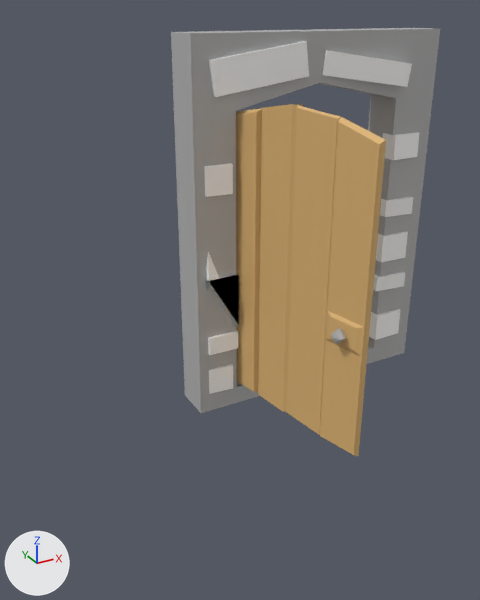
An edit to the FBX model Data/Model/Gate/Animation/open.fbx, drawn before and after from the same camera.
The view is the same before and after, from a camera (50 mm lens) standing at (-0.0311, -0.0644, 0.0492) and looking at (0.0012, -0.0058, 0.0199). Every picture has the same lights, and +X, +Y and +Z are marked at lower left. Both versions are drawn at frame 21 of the action 'Take 001'; the numbers are the values there.

The older version as bpy lines, for what is in view:
```python
me_mesh = bpy.data.meshes.new('Mesh')
me_mesh.from_pydata(...)  # 50 vertices, 96 faces; spans x 0.0..2.17, y -1.35..2.2, z -0.14..0.06
me_mesh.materials.append(mat_mtl_wood4)  # beige #deb373
me_mesh_002 = bpy.data.meshes.new('Mesh.002')
me_mesh_002.from_pydata(...)  # 144 vertices, 210 faces; spans x -1.62..1.7, y -2.73..1.7, z -0.51..0.3
# faces by material slot: [80, 130]
me_mesh_002.materials.append(mat_mtl_wall4)  # grey #b4b4b4
me_mesh_002.materials.append(mat_mtl_wall_hole4)  # its picture is missing
ob_madera1 = bpy.data.objects.new('madera1', me_mesh)
ob_madera1.parent = ob_gate
ob_madera1.location = (0.427, 1.853, -0.188)
ob_madera1.rotation_euler = (0.0, -1.396, 0.0)  # degrees (0, -80, 0)
ob_madera1.scale = (0.99, 1.0, 1.0)
ob_pared_puerta = bpy.data.objects.new('pared_puerta', me_mesh_002)
ob_pared_puerta.location = (0.015, 0.0018, 0.0299)
ob_pared_puerta.rotation_euler = (1.571, 0.0, 0.0)  # degrees (90, 0, 0)
ob_pared_puerta.scale = (0.01, 0.01, 0.01)
```
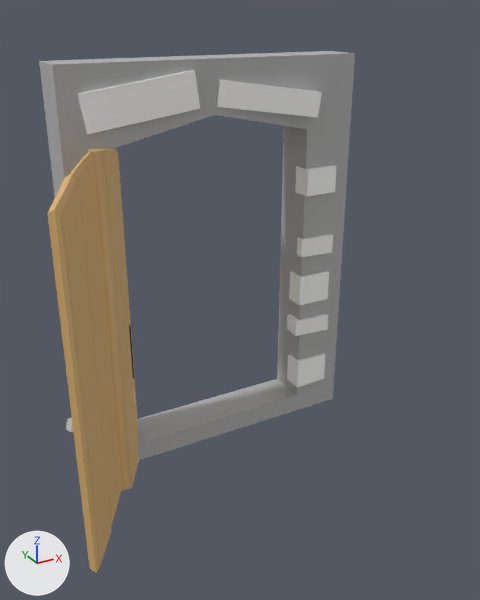
What differs and where, as boxes (x1, y1, x2, y2) in the pictures (480 x 600 px):
```json
{"object": "pared_puerta", "change": "moved", "before": [171, 28, 440, 413], "after": [39, 51, 355, 460]}
{"object": "madera1", "change": "moved, turned, rescaled", "before": [236, 104, 386, 456], "after": [47, 149, 139, 573]}
{"object": "pomo", "change": "moved, turned, rescaled", "before": [331, 328, 346, 344], "after": [66, 417, 74, 434]}
```

Scene script edits in JSON lines:
```json
{"op": "set", "path": "ob_pared_puerta.location", "old": "(0.015, 0.0018, 0.0299)", "new": "(0.0005, -0.0005, 0.0276)"}
{"op": "remove", "block": "ob_madera1", "code": "ob_madera1.parent = ob_gate"}
{"op": "set", "path": "ob_madera1.location", "old": "(0.427, 1.853, -0.188)", "new": "(-0.0102, -0.000448, 0.0163)"}
{"op": "set", "path": "ob_madera1.rotation_euler", "old": "(0.0, -1.396, 0.0)", "new": "(1.571, 0.0, -2.094)", "note": "degrees (0, -80, 0) -> degrees (90, 0, -120)"}
{"op": "set", "path": "ob_madera1.scale", "old": "(0.99, 1.0, 1.0)", "new": "(0.0099, 0.01, 0.01)"}
```
